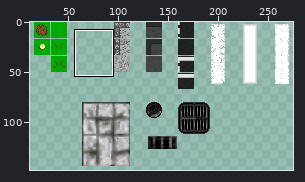
Sprite sheet, stored at Assets/Graph/images/sol_urbain.png. Above: a wide view before the commit, with the close-up outlined.
Close-up. As it was:
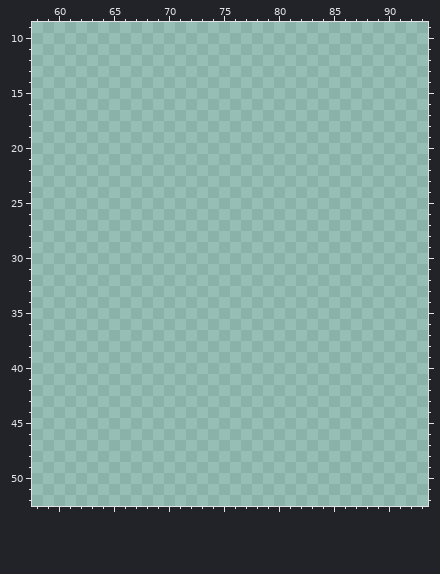
The file is 320x320 pixels. Colours within 5 levels of each other are drawn and written as one. Shown: x 58..93, y 9..52. The wide view leaves out empty margins. The commit also changed other parts of the picture, which this record leaves out.
Now the later version:
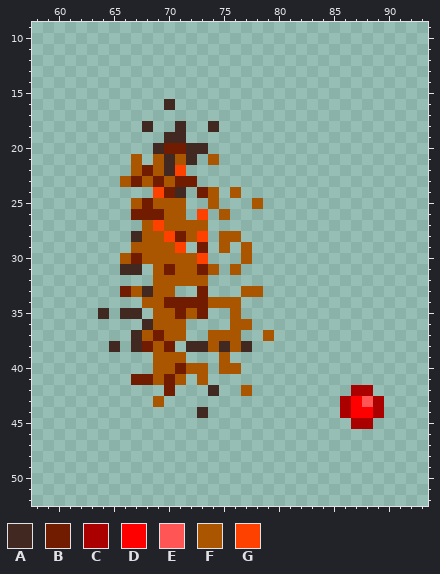
Palette (. is transparent): A #412820  B #711c00  C #aa0000  D #ff0000  E #ff5555  F #aa5500  G #ff4100
From old to new:
y 16: x 70 . -> A
y 18: x 68 . -> A; x 71 . -> A; x 74 . -> A
y 19: x 70..71 .. -> AA
y 20: x 69..73 ..... -> ABBAA
y 21: x 67 . -> F; x 69..72 .... -> FAFA; x 74 . -> F
y 22: x 67..71 ..... -> FBFAG
y 23: x 66..72 ....... -> FBFBFBB
y 24: x 69..71 ... -> GBA; x 73..74 .. -> BF; x 76 . -> F
y 25: x 67..71 ..... -> FBFFF; x 74 . -> F; x 78 . -> F
y 26: x 67..71 ..... -> BBBFF; x 73 . -> G; x 75 . -> F
y 27: x 68..73 ...... -> FGFFFF
y 28: x 67..73 ....... -> AFFGBFG; x 75..76 .. -> FF
y 29: x 67..71 ..... -> FFFFG; x 73 . -> B; x 75 . -> F; x 77 . -> F
y 30: x 66..73 ........ -> FBFFFFFG; x 77 . -> F
y 31: x 66..67 .. -> AA; x 69..74 ...... -> FBFFBF; x 76 . -> F
y 32: x 69..73 ..... -> FFFFF
y 33: x 66..70 ..... -> BFAFF; x 73 . -> B; x 77..78 .. -> FF
y 34: x 68..76 ......... -> FFBBBBFFF
y 35: x 64 . -> A; x 66..67 .. -> AA; x 69..73 ..... -> FFBFB; x 76 . -> F
y 36: x 68..71 .... -> AFFF; x 76..77 .. -> FF
y 37: x 67..71 ..... -> AFBFF; x 74..76 ... -> FFF; x 79 . -> F
y 38: x 65 . -> A; x 67..70 .... -> ABFB; x 72..77 ...... -> AAFAFA
y 39: x 69..71 ... -> FFF; x 75 . -> F
y 40: x 69..73 ..... -> FFBFF; x 75..76 .. -> FF
y 41: x 67..71 ..... -> BBFBF; x 73 . -> F
y 42: x 70 . -> B; x 74 . -> A; x 77 . -> F; x 87..88 .. -> CC
y 43: x 69 . -> F; x 86..89 .... -> CDEC
y 44: x 73 . -> A; x 86..89 .... -> CDDC
y 45: x 87..88 .. -> CC
